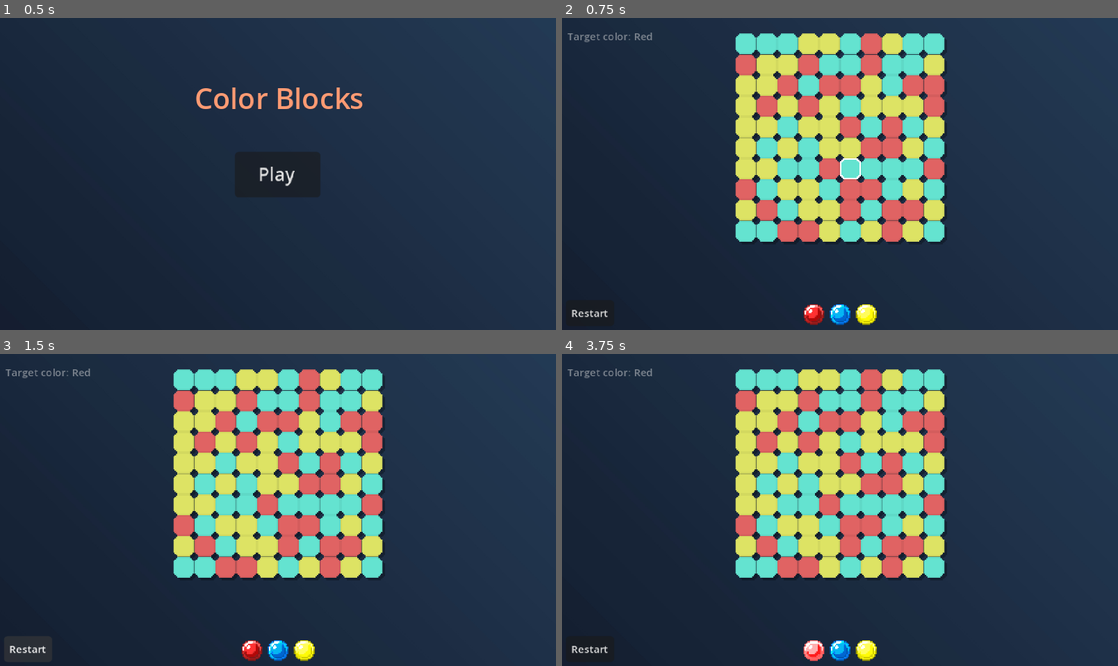
Above: before the commit, frames 1-4 (two rows, left to right).
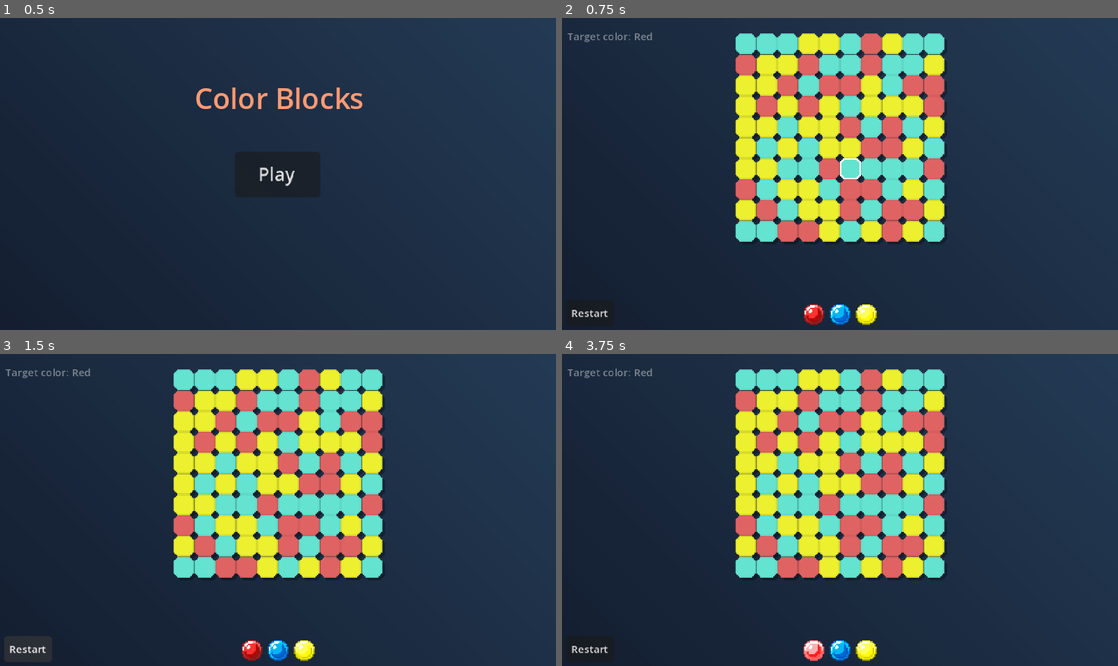
Above: after the commit, the same moments.

Repository: AurelinkZ/color-blocks
Game: Godot game, scene res://Scenes/starting_menu.tscn
Same seed, same stepped clock (60 frames per second), same inputs: the game is played once before the commit and once after it.
Inputs (mouse positions are in pixels of both pictures, inside the frame that each line leads up to):
- Up to frame 1 (0.5 s): no input
- Up to frame 2 (0.75 s): click "Play" at 0.5 s
- Up to frame 3 (1.5 s): click "Restart" at 1.25 s
- Up to frame 4 (3.75 s): click "Restart" at 2 s; click "Restart" at 2.75 s; click (812, 650) at 3.52 s

Frame 1 is identical in both runs. In frame 2, 8.3% of the frame differs, in the area x 31-69%, y 4-72%; in frame 3, 8.3%; in frame 4, 8.3%.

Commit message:
Finish UI for hovering a block

Diff:
--- a/Scripts/block.gd
+++ b/Scripts/block.gd
@@ -22,6 +22,7 @@
 		hover.hide()
 		hover_block = hover
 		add_child(hover)
+		hover.scale = Vector2(0, 0)
 	else:
 		push_warning("Color is not in the textures dictionary: ", color)
 
@@ -45,7 +46,12 @@
 
 func _on_cursor_hover() -> void:
 	hover_block.show()
-	# TODO TWEEN
+	var tween = create_tween()
+	tween.tween_property(hover_block, "scale", Vector2(1.2, 1.2), 0.08)
+	tween.tween_property(hover_block, "scale", Vector2(1.0, 1.0), 0.08)
 
 func _on_cursor_not_hovering() -> void:
+	var tween = create_tween()
+	tween.tween_property(hover_block, "scale", Vector2(0.0, 0.0), 0.1)
+	await tween.finished
 	hover_block.hide()
Binary file changed: Assets/new_blocks/new_yellow_block.png
Not shown, changed: Assets/new_blocks/new_yellow_block.png.import
